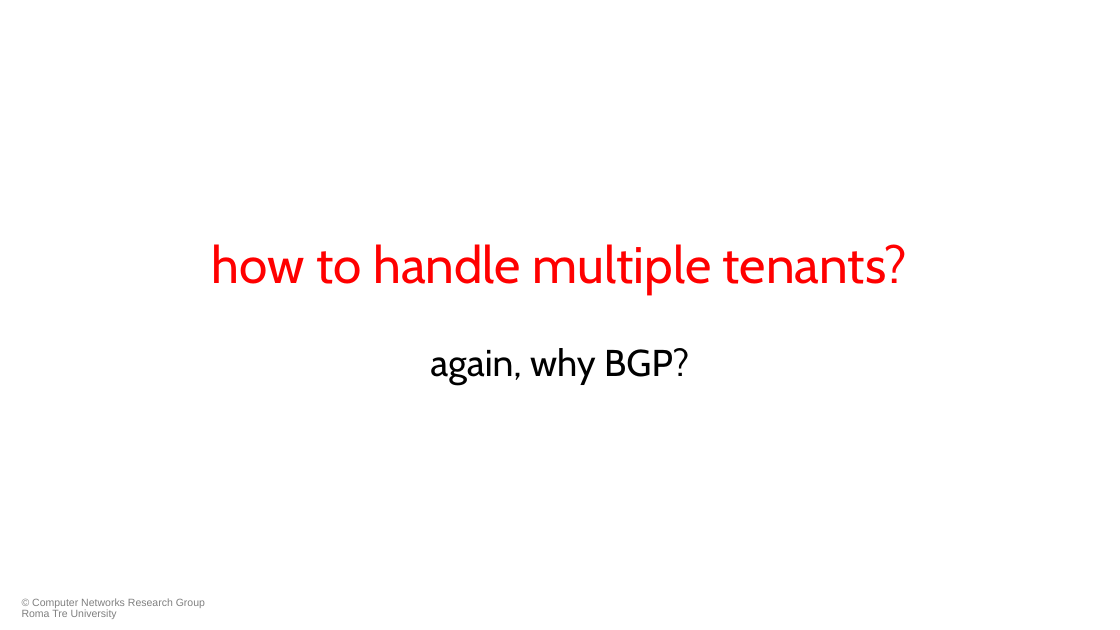
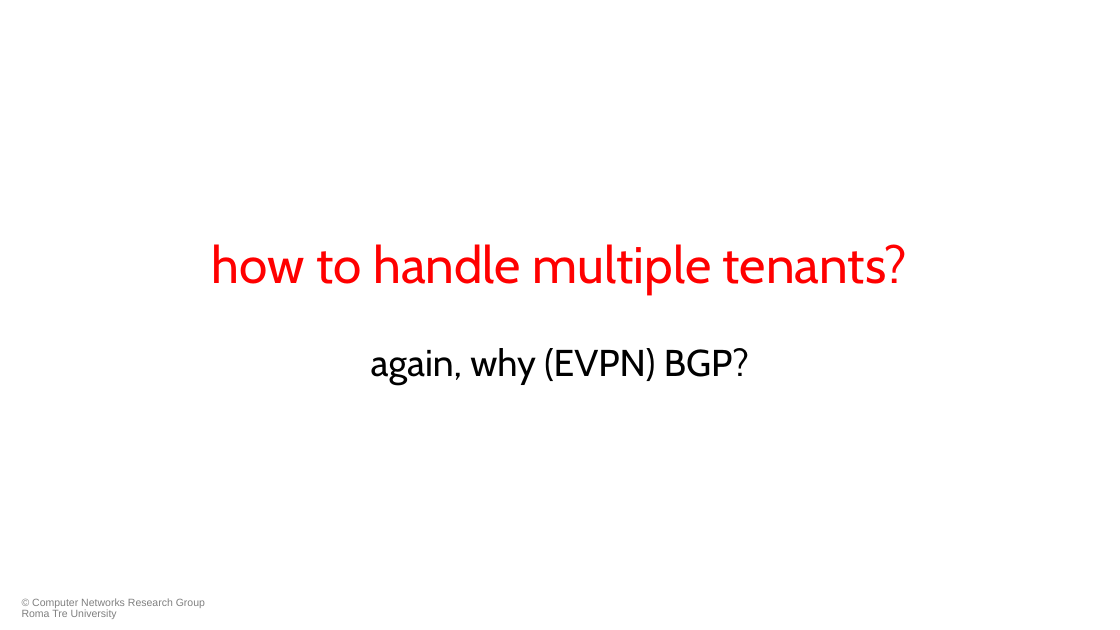
Before and after one commit to KatharaFramework/Kathara-Labs, a slide deck: slide 5 of main-labs/data-center-routing/data-center-vxlan/052-kathara-data_center_vxlan.pptx (slide 4 before the commit). Drawn at 1120x630 pixels with LibreOffice and Linux fonts; fonts in the diff are those of the drawing; background and template pictures are left out. Boxes give left, top, right and bottom in pixels: in the first picture for what was removed or moved away, otherwise in the second. Text is boxed around its words. In the diff, an @@ line names an element or a change of style, - is before the commit and + after.

```diff
--- a/main-labs/data-center-routing/data-center-vxlan/052-kathara-data_center_vxlan.pptx
+++ b/main-labs/data-center-routing/data-center-vxlan/052-kathara-data_center_vxlan.pptx
@@ subtitle at <box>371,348,749,384</box>: text changed @@
-again, why BGP?
+again, why (EVPN) BGP?
```
Also in this commit, not shown: 3 other slides changed, 1 slide added, 1 other file.
